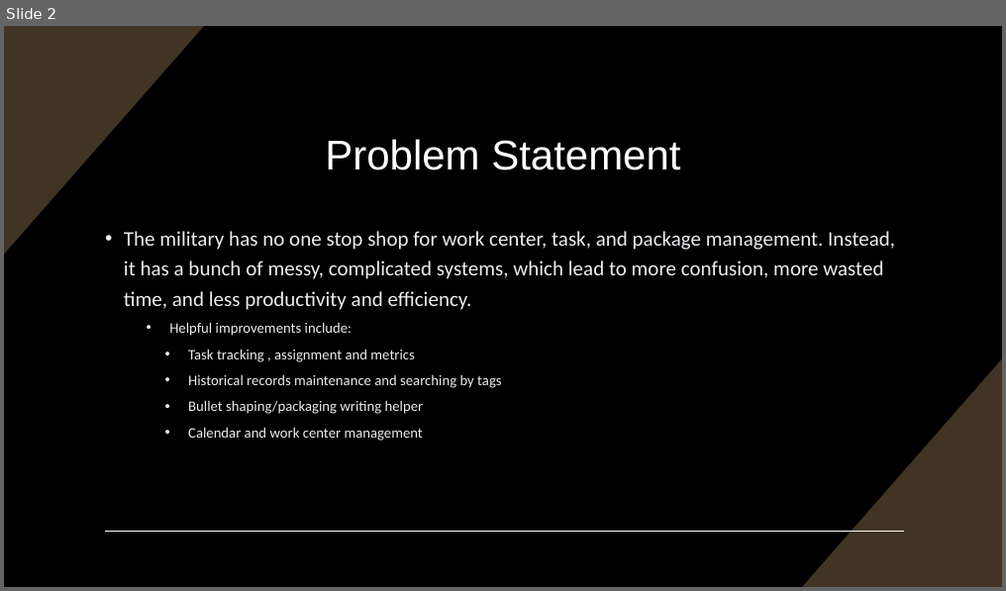
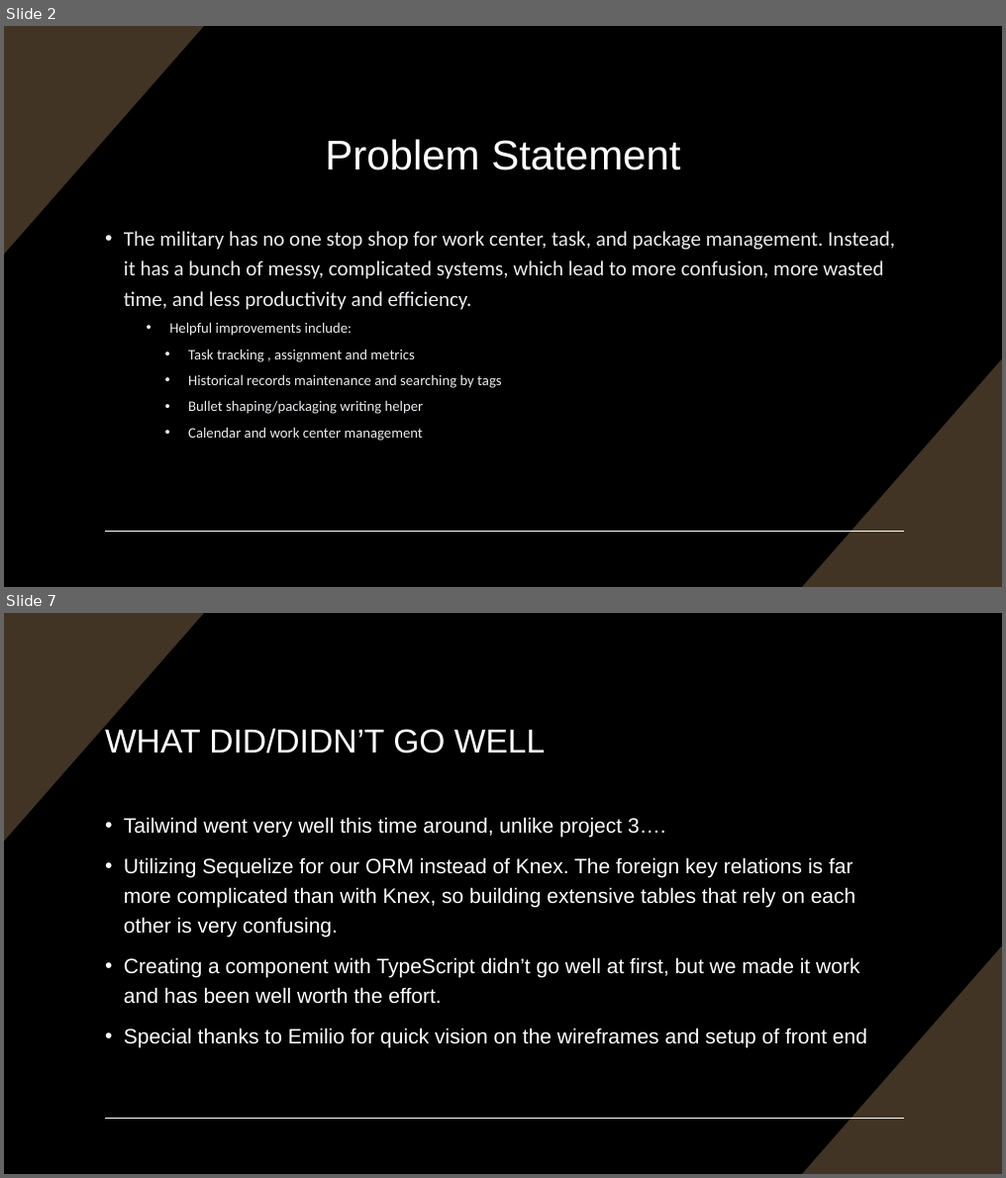
Before and after one commit to isaacmayard/sdi-blended-capstone, a slide deck: Group B Capstone.pptx. Shown one above the other, each under a label of ours: slide 2 before the commit, slides 2 and 7 after it; the slides between them are not shown. The pictures are 1006x591 and 1006x1178 pixels, drawn with LibreOffice and Linux fonts; fonts in the diff are those of the drawing. Boxes give left, top, right and bottom in pixels: in the first picture for what was removed or moved away, otherwise in the second. Text is boxed around its words. In the diff, an @@ line names an element or a change of style, - is before the commit and + after.

```diff
--- a/Group B Capstone.pptx
+++ b/Group B Capstone.pptx
@@ slide 7 added at [4,613,1002,1174], background #000000; not listed: 3 template elements that a slide beside it also shows @@
@@ title added at [105,728,545,754], 32 pt, text #FFFFFF @@
+WHAT DID/DIDN’T GO WELL
@@ text added at [124,817,867,1049], 20 pt, text #FFFFFF @@
+• Tailwind went very well this time around, unlike project 3….
+• Utilizing Sequelize for our ORM instead of Knex. The foreign key relations is far more complicated than with Knex, so building extensive tables that rely on each other is very confusing.
+• Creating a component with TypeScript didn’t go well at first, but we made it work and has been well worth the effort.
+• Special thanks to Emilio for quick vision on the wireframes and setup of front end
```
Also in this commit, not shown: 8 other slides added, 4 other files.
